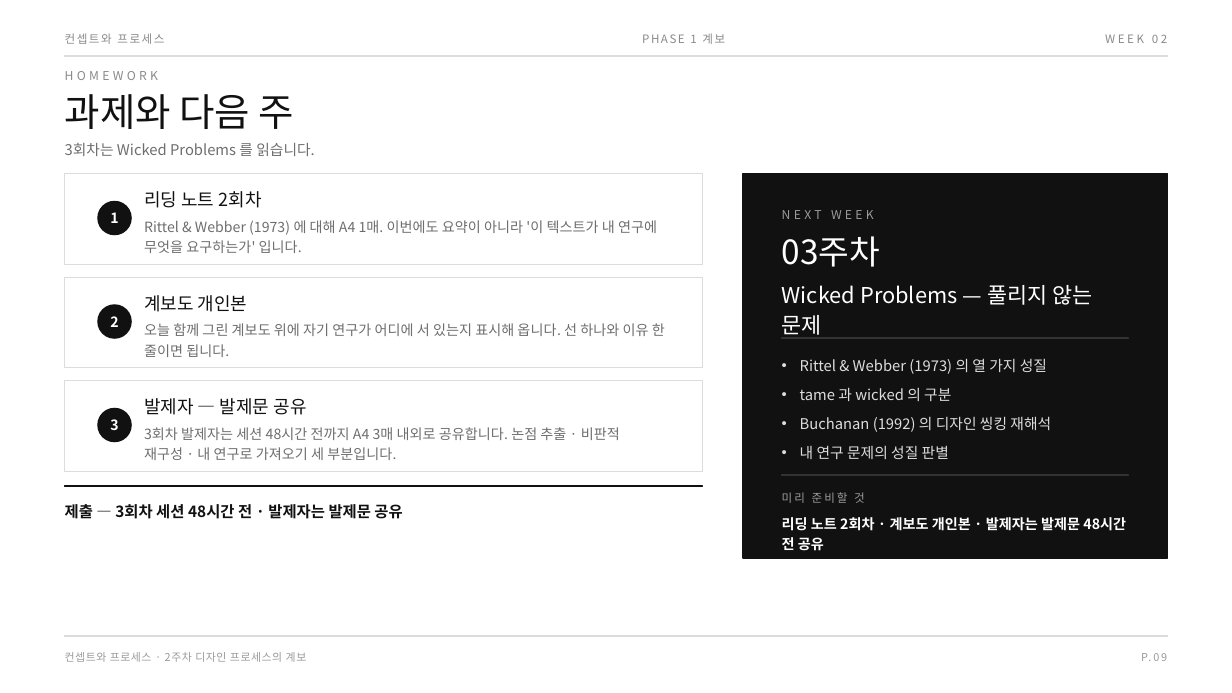
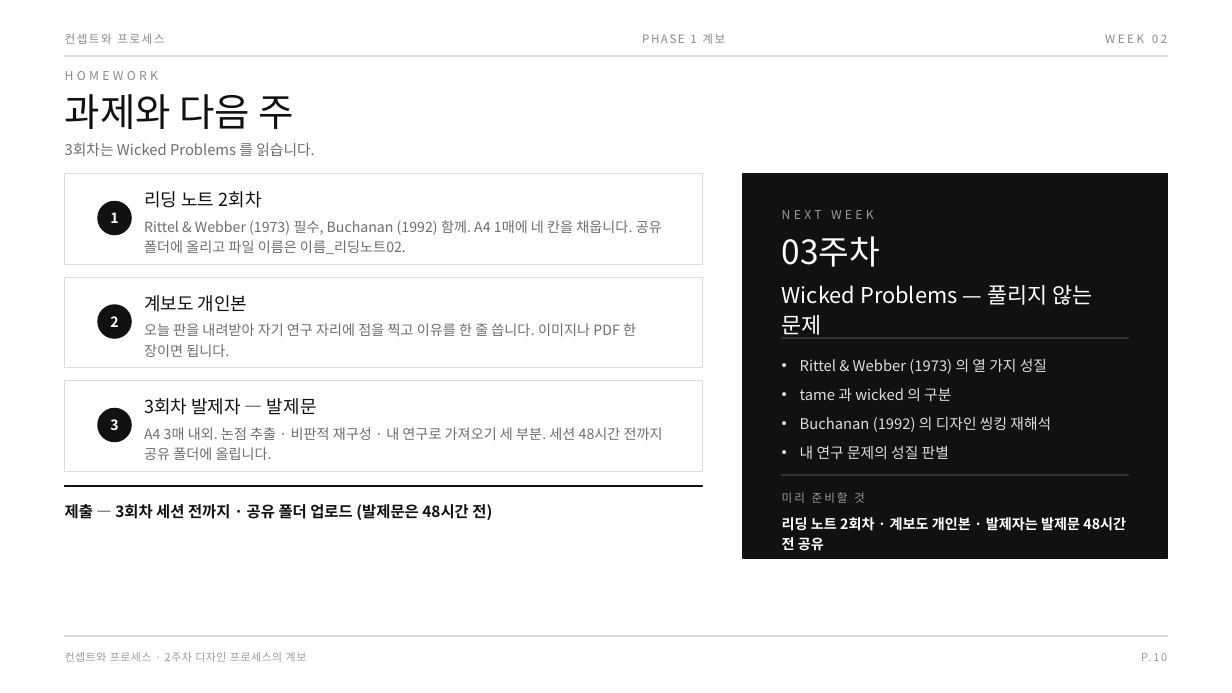
Before and after one commit to design-eng/MIN.D, a slide deck: slide 14 of dist/weeks-대학원/컨셉트와프로세스_02주차_프로세스의계보.pptx (slide 13 before the commit). Drawn at 1232x693 pixels with LibreOffice and Linux fonts; fonts in the diff are those of the drawing. Boxes give left, top, right and bottom in pixels: in the first picture for what was removed or moved away, otherwise in the second. Text is boxed around its words. In the diff, an @@ line names an element or a change of style, - is before the commit and + after.

```diff
--- a/dist/weeks-대학원/컨셉트와프로세스_02주차_프로세스의계보.pptx
+++ b/dist/weeks-대학원/컨셉트와프로세스_02주차_프로세스의계보.pptx
@@ text at [144,220,662,254]: text changed @@
-Rittel & Webber (1973) 에 대해 A4 1매. 이번에도 요약이 아니라 '이 텍스트가 내 연구에 무엇을 요구하는가' 입니다.
+Rittel & Webber (1973) 필수, Buchanan (1992) 함께. A4 1매에 네 칸을 채웁니다. 공유 폴더에 올리고 파일 이름은 이름_리딩노트02.
@@ text at [144,323,636,357]: text changed @@
-오늘 함께 그린 계보도 위에 자기 연구가 어디에 서 있는지 표시해 옵니다. 선 하나와 이유 한 줄이면 됩니다.
+오늘 판을 내려받아 자기 연구 자리에 점을 찍고 이유를 한 줄 씁니다. 이미지나 PDF 한 장이면 됩니다.
@@ text at [144,398,317,415]: text changed @@
-발제자 — 발제문 공유
+3회차 발제자 — 발제문
@@ text at [144,427,663,460]: text changed @@
-3회차 발제자는 세션 48시간 전까지 A4 3매 내외로 공유합니다. 논점 추출 · 비판적 재구성 · 내 연구로 가져오기 세 부분입니다.
+A4 3매 내외. 논점 추출 · 비판적 재구성 · 내 연구로 가져오기 세 부분. 세션 48시간 전까지 공유 폴더에 올립니다.
@@ text at [65,502,492,522]: text changed @@
-제출 — 3회차 세션 48시간 전 · 발제자는 발제문 공유
+제출 — 3회차 세션 전까지 · 공유 폴더 업로드 (발제문은 48시간 전)
```
Also in this commit, not shown: 1 slide added, 9 other files.
